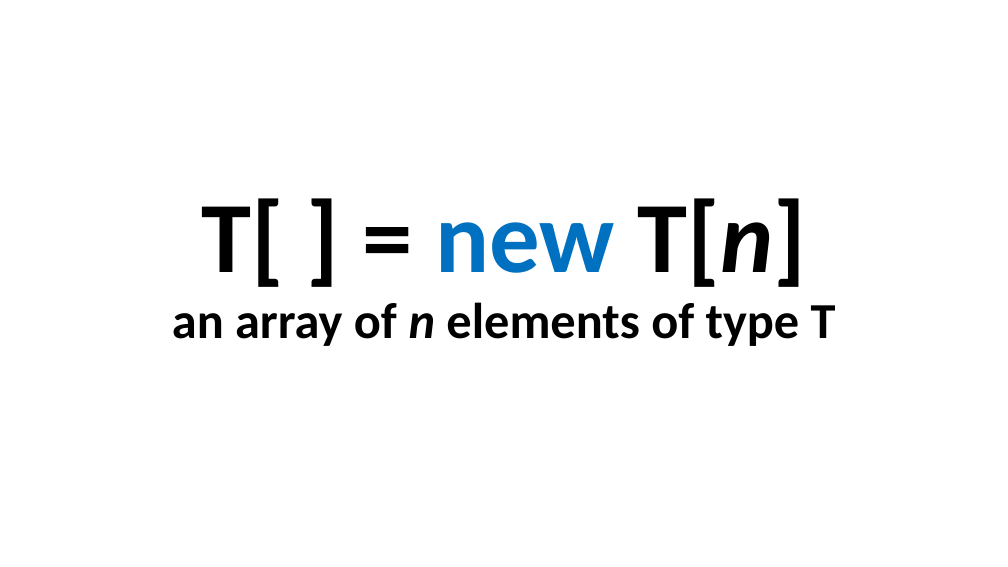
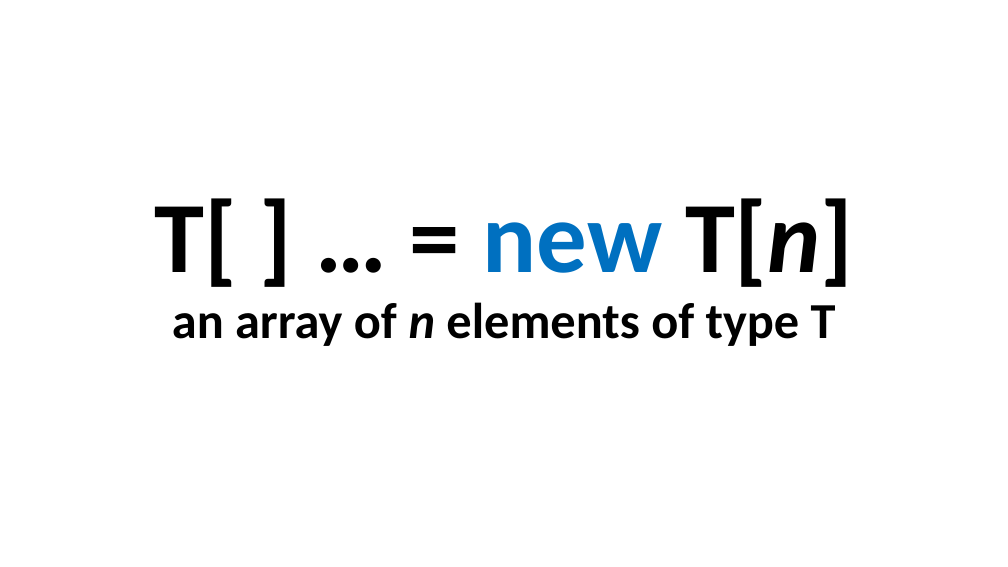
Before and after one commit to perl-easj/Teaching-materials, a slide deck: slide 8 of CSharpProgramming/Presentations/ProgPartII/Lists.pptx. Drawn at 1008x567 pixels with LibreOffice and Linux fonts; fonts in the diff are those of the drawing. Boxes give left, top, right and bottom in pixels: in the first picture for what was removed or moved away, otherwise in the second. Text is boxed around its words. In the diff, an @@ line names an element or a change of style, - is before the commit and + after.

```diff
--- a/CSharpProgramming/Presentations/ProgPartII/Lists.pptx
+++ b/CSharpProgramming/Presentations/ProgPartII/Lists.pptx
@@ title at bbox=[154, 198, 853, 346]: text changed @@
-T[ ] = new T[n]
-an array of n elements of type T
+T[ ] … = new T[n]
+an array of n elements of type T
```
Also in this commit, not shown: 10 other slides changed, 1 slide added.
